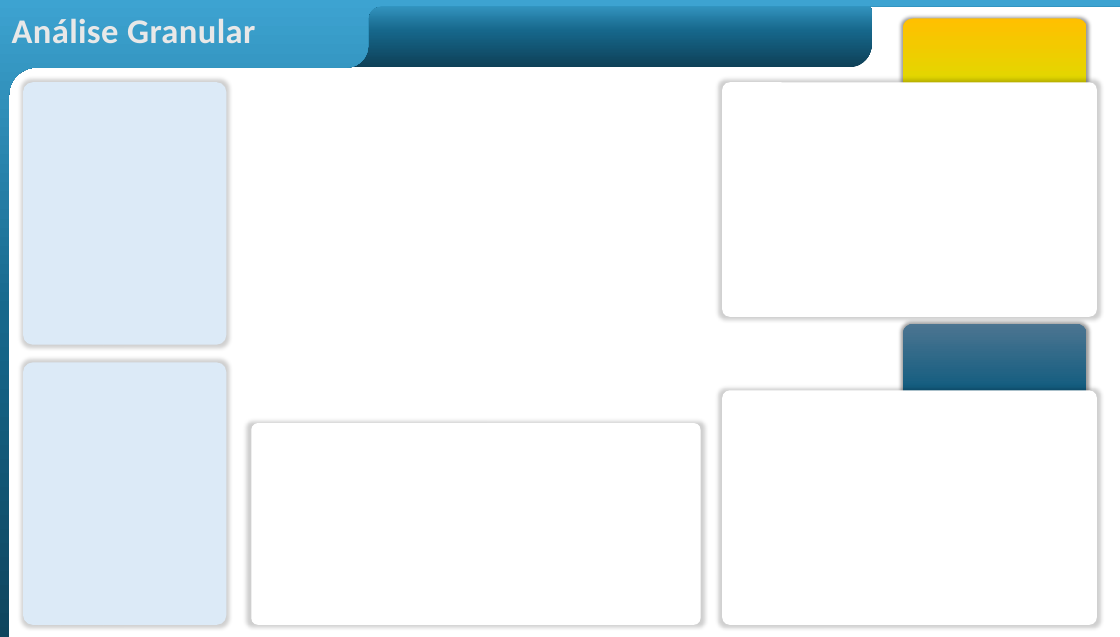
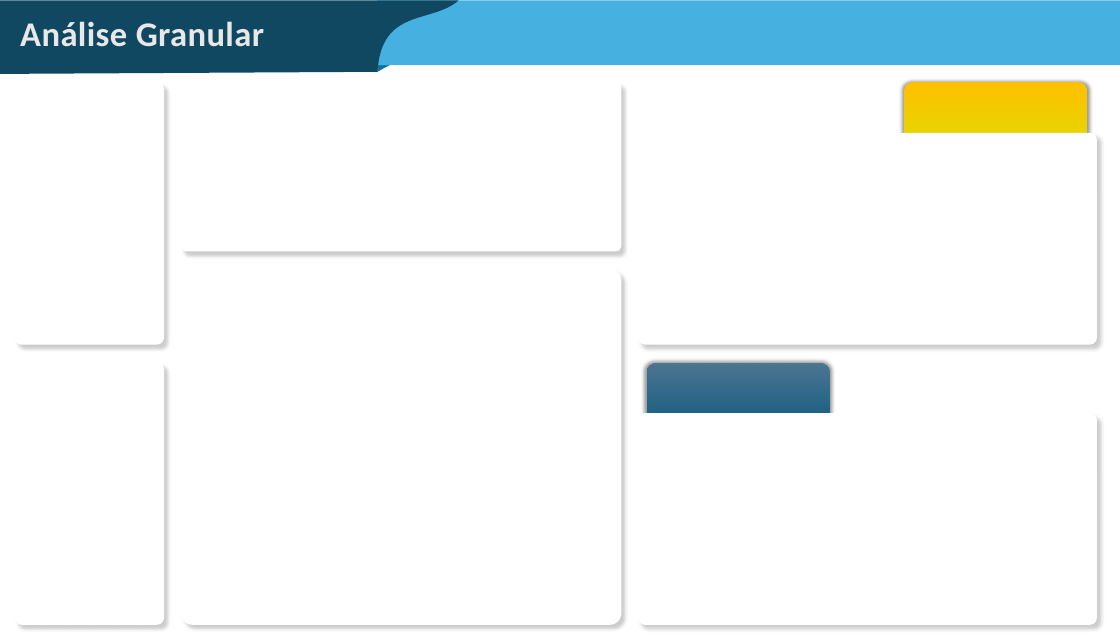
Before and after one commit to pedro-loliveira/Dash-Nacionalizacao, a slide deck: slide 4 of Apresentação1.pptx. Drawn at 1120x637 pixels with LibreOffice and Linux fonts; fonts in the diff are those of the drawing. Boxes give left, top, right and bottom in pixels: in the first picture for what was removed or moved away, otherwise in the second. Text is boxed around its words. In the diff, an @@ line names an element or a change of style, - is before the commit and + after.

```diff
--- a/Apresentação1.pptx
+++ b/Apresentação1.pptx
@@ freeform shape removed at [0, 0, 1120, 637] @@
@@ freeform shape added at [0, 1, 459, 74], fill #104862 @@
@@ text "Análise Granular": place and size @@
-text "Análise Granular" at [12, 18, 255, 43]
+text "Análise Granular" at [20, 21, 264, 47]
@@ rounded rectangle removed at [322, 0, 872, 67] @@
@@ rectangle added at [377, 1, 1120, 66], fill #46B1E1 @@
@@ rounded rectangle at [15, 82, 164, 344]: fill #DCEAF7 to #FFFFFF; shadow changed @@
@@ rounded rectangle: place and size @@
-rounded rectangle at [23, 82, 226, 344]
+rounded rectangle at [15, 82, 164, 344]
@@ shadow changed in 3 elements at [638, 413, 1097, 624], [638, 133, 1097, 344], [181, 82, 622, 251] @@
@@ rounded rectangle: place and size @@
-rounded rectangle at [251, 423, 700, 624]
+rounded rectangle at [181, 82, 622, 251]
@@ freeform shape added at [377, 64, 392, 72], fill #0B76A0 @@
@@ freeform shape: place and size @@
-freeform shape at [903, 19, 1086, 89]
+freeform shape at [904, 82, 1087, 152]
@@ rounded rectangle: place and size @@
-rounded rectangle at [722, 82, 1097, 316]
+rounded rectangle at [638, 133, 1097, 344]
@@ rounded rectangle added at [181, 268, 622, 624], fill #FFFFFF @@
@@ rounded rectangle: place and size @@
-rounded rectangle at [23, 362, 226, 624]
+rounded rectangle at [15, 362, 164, 624]
@@ rounded rectangle at [15, 362, 164, 624]: fill #DCEAF7 to #FFFFFF; shadow changed @@
@@ freeform shape: place and size @@
-freeform shape at [903, 323, 1086, 400]
+freeform shape at [647, 363, 830, 440]
@@ rounded rectangle: place and size @@
-rounded rectangle at [722, 390, 1097, 624]
+rounded rectangle at [638, 413, 1097, 624]
```
Also in this commit, not shown: 2 other slides changed, 1 slide added, 1 slide removed, 11 other files.
